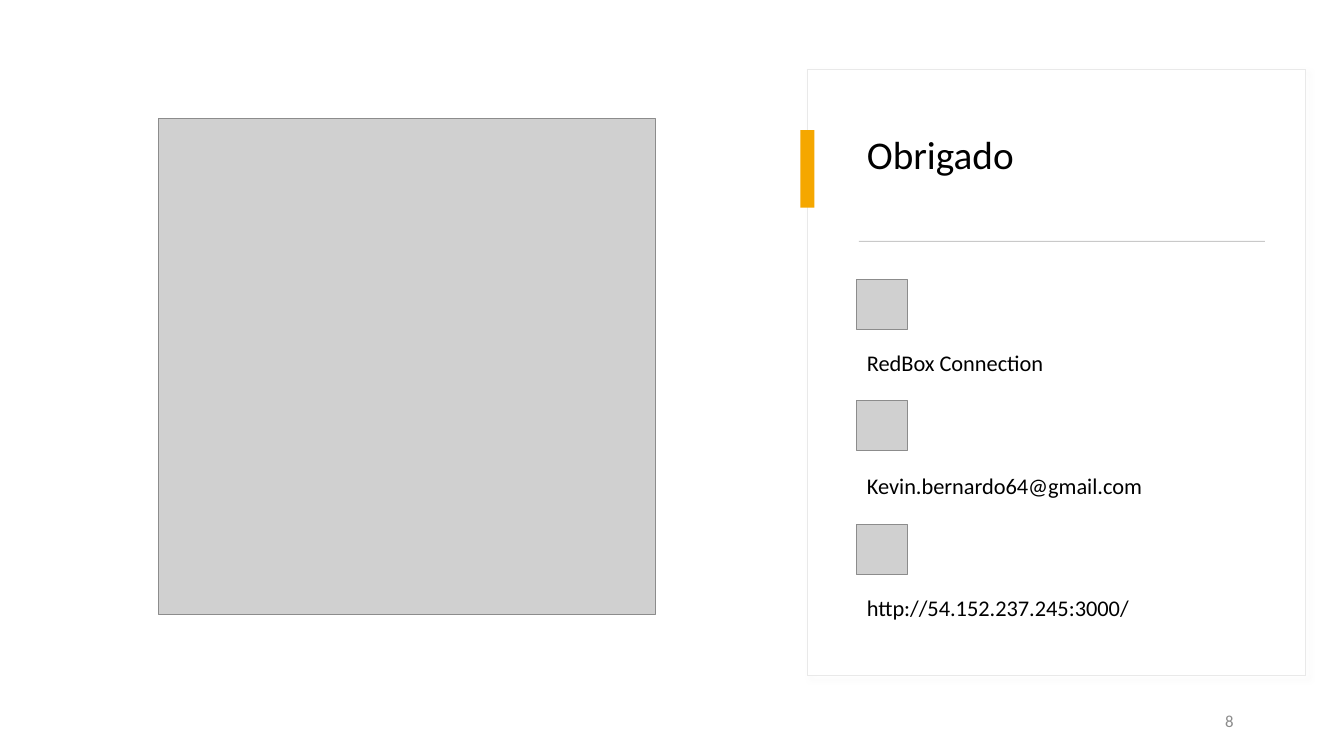
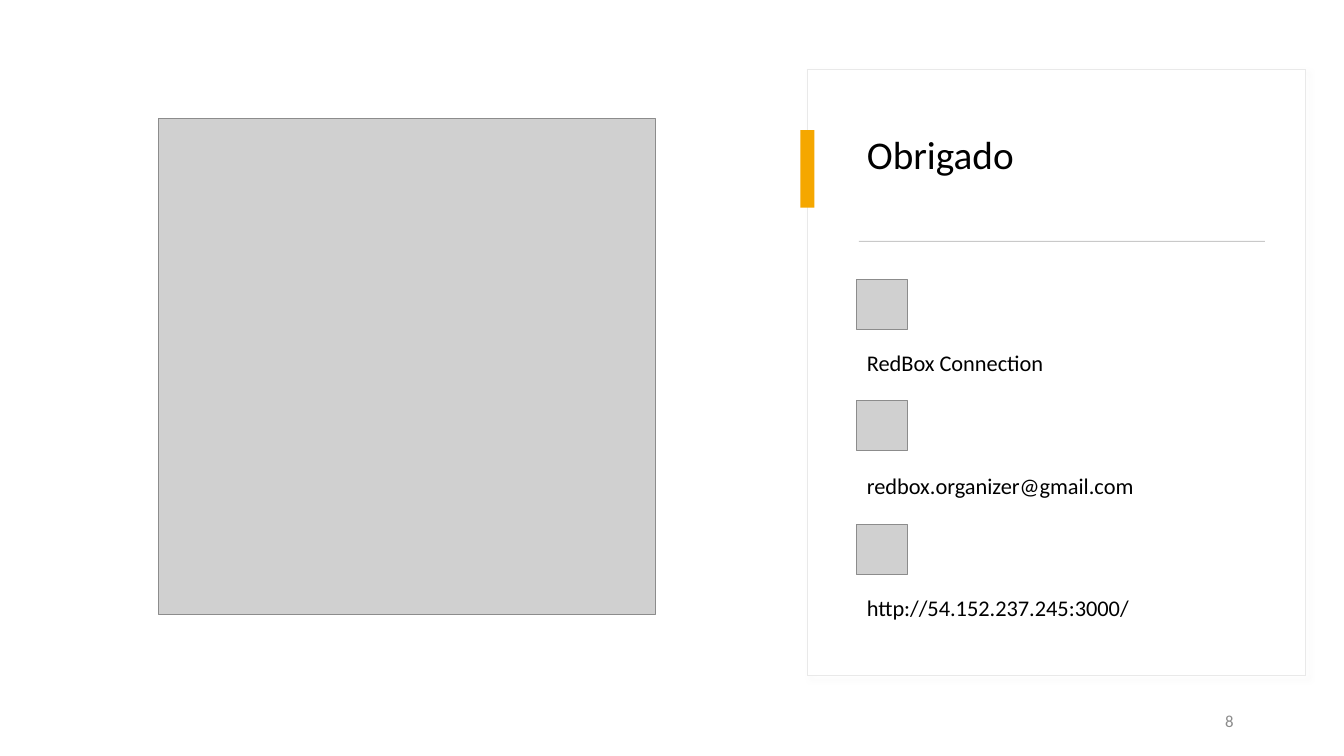
Before and after one commit to RedBox-Connection/TCC_app_agenda_pessoal, a slide deck: slide 8 of Documentation/Pitch Power Point.pptx. Drawn at 1344x756 pixels with LibreOffice and Linux fonts; fonts in the diff are those of the drawing; grey boxes stand for pictures. Boxes give left, top, right and bottom in pixels: in the first picture for what was removed or moved away, otherwise in the second. Text is boxed around its words. In the diff, an @@ line names an element or a change of style, - is before the commit and + after.

Commit message:
updating...

```diff
--- a/Documentation/Pitch Power Point.pptx
+++ b/Documentation/Pitch Power Point.pptx
@@ text at bbox=[867, 478, 1134, 498]: text changed @@
-Kevin.bernardo64@gmail.com
+redbox.organizer@gmail.com
```
